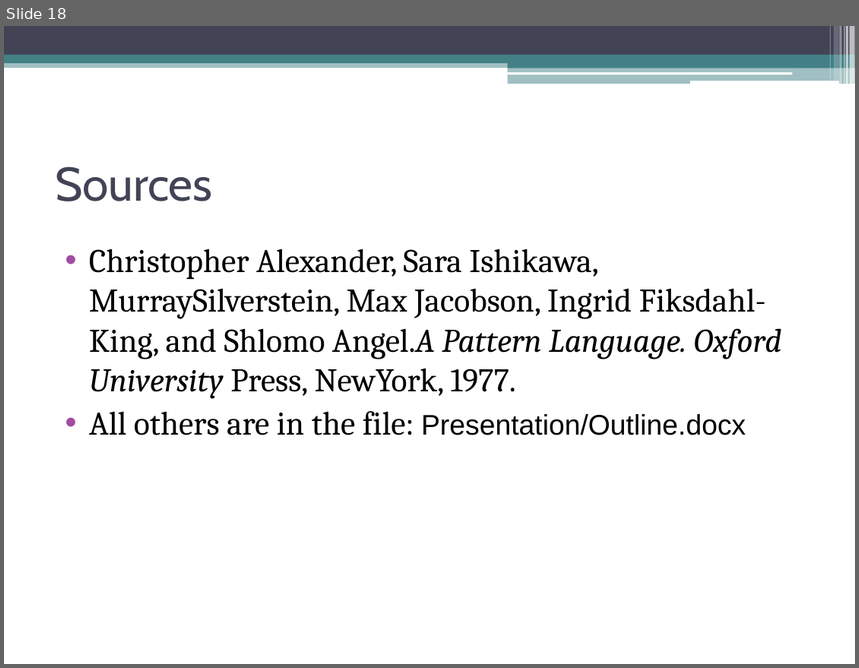
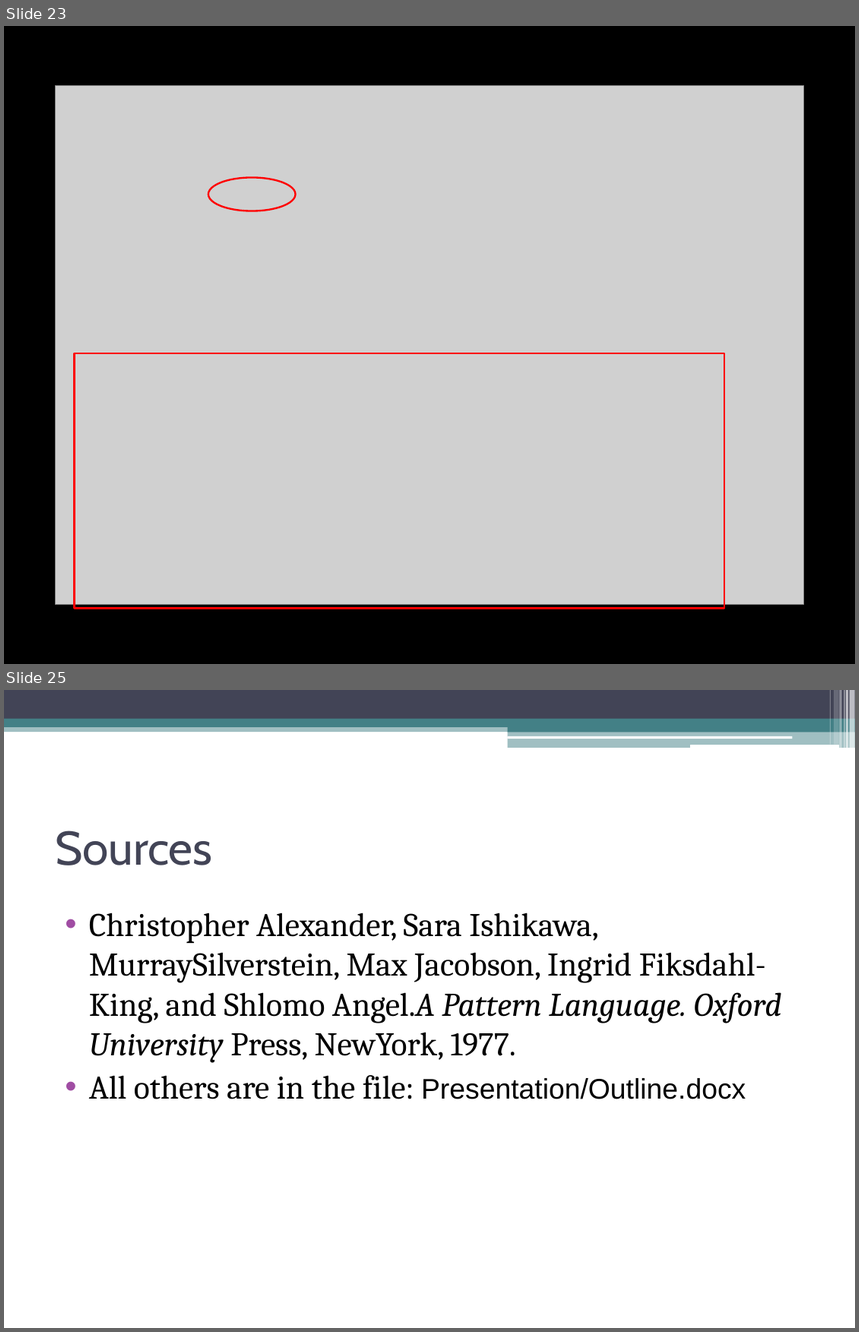
Before and after one commit to CodeLionX/ePortfolio_DesignPatterns, a slide deck: presentation/Design Patterns.pptx. Shown one above the other, each under a label of ours: slide 18 before the commit, slides 23 and 25 after it; the slides between them are not shown. The pictures are 859x668 and 859x1332 pixels, drawn with LibreOffice and Linux fonts; fonts in the diff are those of the drawing; grey boxes stand for pictures. Boxes give left, top, right and bottom in pixels: in the first picture for what was removed or moved away, otherwise in the second. Text is boxed around its words. In the diff, an @@ line names an element or a change of style, - is before the commit and + after.

```diff
--- a/presentation/Design Patterns.pptx
+++ b/presentation/Design Patterns.pptx
@@ slide 23 added at (x1=4, y1=26, x2=855, y2=664), background #FFFFFF; not listed: 11 template elements that a slide beside it also shows @@
@@ rectangle added at (x1=4, y1=26, x2=855, y2=664), fill #000000, outline #000000 1.5 pt @@
@@ picture added at (x1=55, y1=85, x2=804, y2=605) @@
@@ ellipse added at (x1=208, y1=177, x2=295, y2=211), outline #FF0000 1.5 pt @@
@@ rectangle added at (x1=75, y1=354, x2=725, y2=608), outline #FF0000 1.5 pt @@
@@ what was slide 18 is now slide 25 @@
```
Also in this commit, not shown: 1 slide changed, 6 other slides added, 1 other file.
